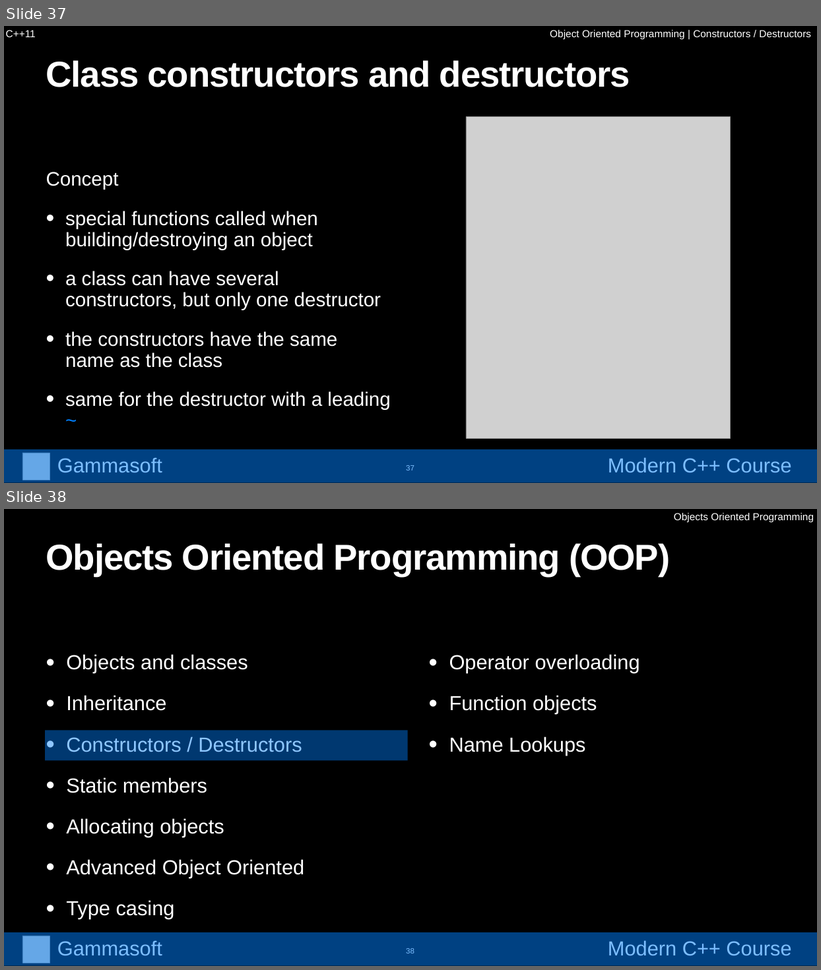
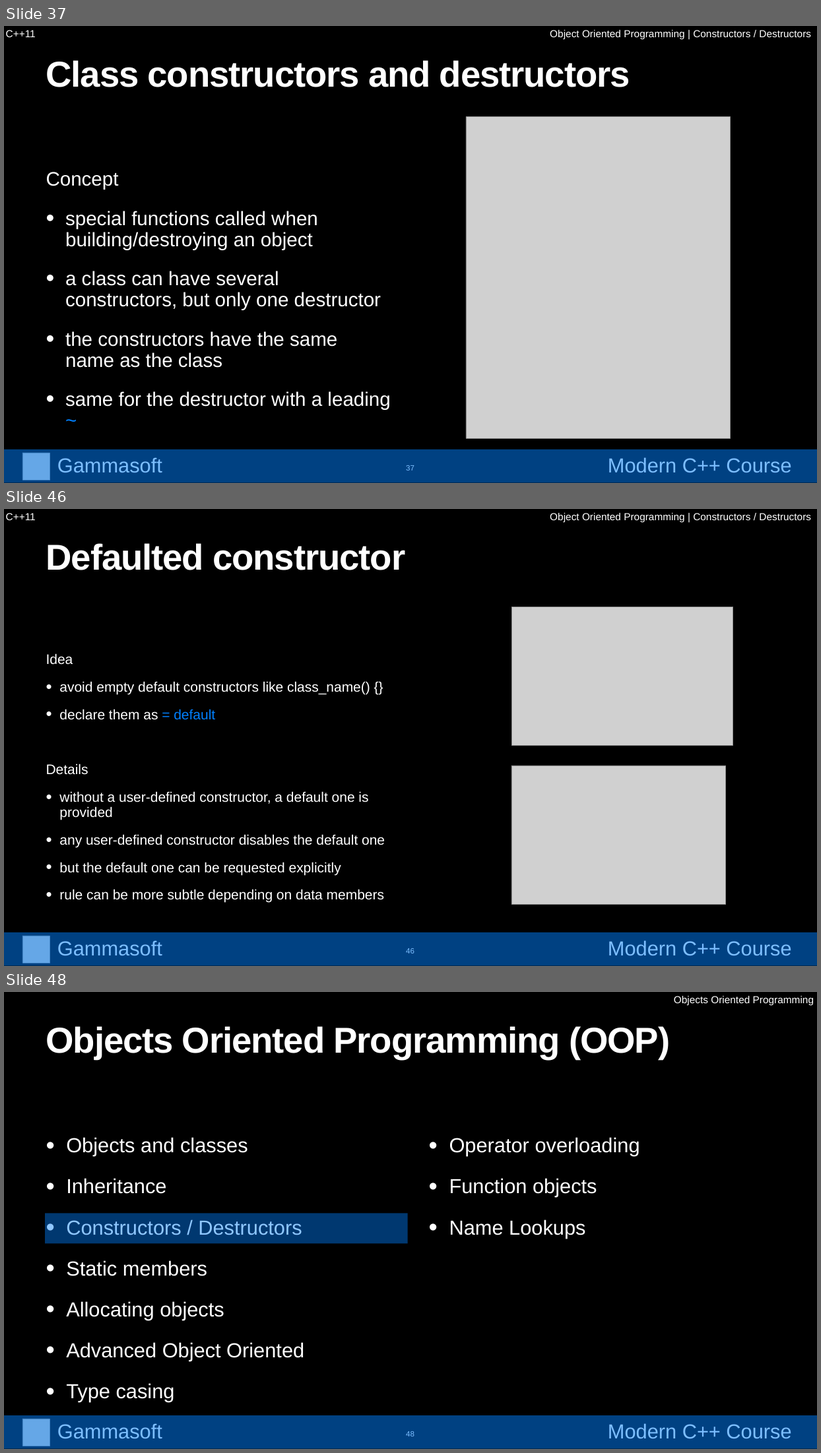
Before and after one commit to gammasoft71/cpp_modern_course, a slide deck: course/powerpoints/object_oriented_programming.pptx. Shown one above the other, each under a label of ours: slides 37 and 38 before the commit, slides 37, 46 and 48 after it; the slides between them are not shown. The pictures are 821x970 and 821x1453 pixels, drawn with LibreOffice and Linux fonts; fonts in the diff are those of the drawing; grey boxes stand for pictures. Boxes give left, top, right and bottom in pixels: in the first picture for what was removed or moved away, otherwise in the second. Text is boxed around its words. In the diff, an @@ line names an element or a change of style, - is before the commit and + after.

```diff
--- a/course/powerpoints/object_oriented_programming.pptx
+++ b/course/powerpoints/object_oriented_programming.pptx
@@ slide 46 added at [4, 509, 817, 966], background #000000 @@
@@ text added at [6, 513, 36, 520], 24 pt, text #FFFFFF @@
+C++11
@@ text added at [550, 512, 811, 522], 24 pt, text #FFFFFF @@
+Object Oriented Programming | Constructors / Destructors
@@ title added at [46, 543, 405, 570], 85 pt, text #FFFFFF, bold @@
+Defaulted constructor
@@ picture added at [512, 607, 733, 745] @@
@@ text added at [46, 654, 385, 903], 32.6 pt, text #FFFFFF @@
+Idea
+• avoid empty default constructors like class_name() {}
+• declare them as = default
+Details
+• without a user-defined constructor, a default one is provided
+• any user-defined constructor disables the default one
+• but the default one can be requested explicitly
+• rule can be more subtle depending on data members
@@ picture added at [512, 766, 725, 905] @@
@@ group added at [4, 933, 817, 966]: 2 texts, 1 picture, 1 rectangle @@
+Gammasoft
+Modern C++ Course
@@ page number added at [406, 949, 415, 954], 18 pt, text #FFFFFF @@
+46
@@ what was slide 38 is now slide 48 @@
@@ page number at [406, 1432, 415, 1437]: text changed @@
-38
+48
```
Also in this commit, not shown: 9 other slides added.
